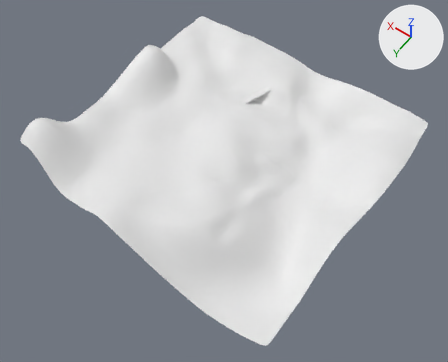
What one commit did to the Blender file snake_run_2/level_data/forest.blend.
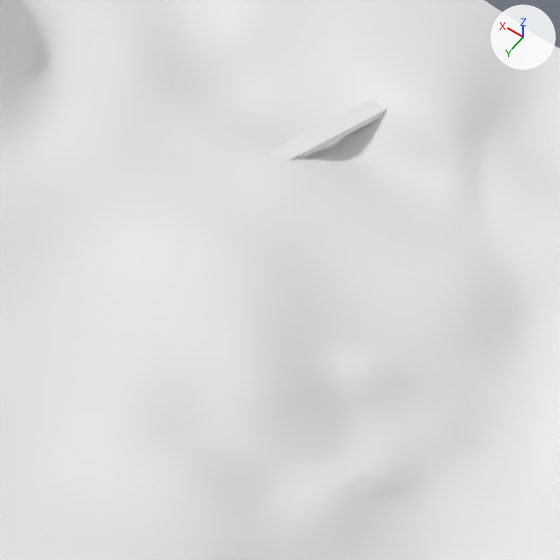
Old and new are each drawn whole from a 50 mm camera at (-76.4, 111.0, 151.6) aimed at (-4.3, 10.0, -7.2) and again close up on the part from 37% to 71% of the width and 17% to 59% of the height. The lights are fixed; the arrows at upper right show +X, +Y and +Z. The first two pictures are the older version.

Before the edit, the objects in view are built like this:
```python
me_cube_001 = bpy.data.meshes.new('Cube.001')
me_cube_001.from_pydata(...)  # a box spanning x 2.75..4.75, y -16.76..-9.36, z -1.0..-0.34
me_plane = bpy.data.meshes.new('Plane')
me_plane.from_pydata(...)  # 4473 vertices, 4340 faces; spans x -25.2..24.3, y -23.9..25.2, z -6.4..6.3
me_plane.polygons.foreach_set('use_smooth', [True] * 4340)
ob_cube = bpy.data.objects.new('Cube', me_cube_001)
ob_cube.location = (10.1, -0.75, -1.17)
ob_cube.rotation_euler = (0.0, 0.0, -0.324)  # degrees (0, 0, -19)
ob_cube.scale = (1.0, 1.75, 1.0)
ob_plane = bpy.data.objects.new('Plane', me_plane)
ob_plane.location = (0.0, 0.0, 0.0)
ob_plane.scale = (2.0, 2.0, 2.0)
```
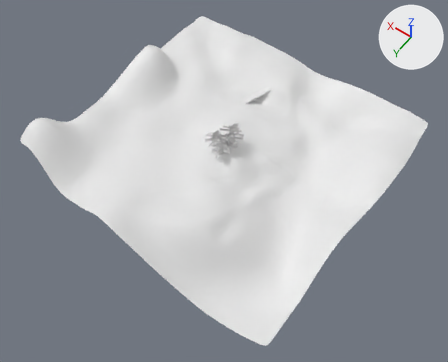
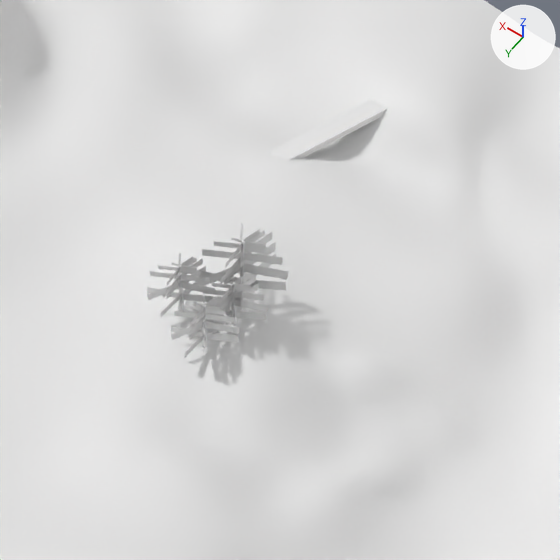
Location of each change, (x1, y1, x2, y2) in pixels of the close-ups (560 x 560 px):
'Cube.001', added
    after: (198, 224, 289, 309)
'Cube.003', added
    after: (171, 291, 240, 358)
'Cube.002', added
    after: (147, 253, 215, 321)
'Cube.004', added
    after: (200, 273, 268, 334)

Diff of the bpy script that builds the scene:
```diff
--- a/snake_run_2/level_data/forest.blend.py
+++ b/snake_run_2/level_data/forest.blend.py
@@ mat_material @@
+mat_material = principled_material('Material')
+mat_material.base_color = (0.8, 0.8, 0.8)  # white #e7e7e7
@@ me_cube_004 @@
+me_cube_004.from_pydata(...)  # 144 vertices, 49 faces; spans x -7.1..7.4, y -8.3..8.1, z -1.3..15.2
+me_cube_004.materials.append(mat_material)  # its picture is missing
@@ ob_cube_004 @@
+ob_cube_004 = bpy.data.objects.new('Cube.004', me_cube_004)
+ob_cube_004.location = (-0.85, 2.58, -0.71)
+ob_cube_004.scale = (0.382, 0.382, 0.382)
@@ ob_cube_003 @@
+ob_cube_003 = bpy.data.objects.new('Cube.003', me_cube_004.copy())
+ob_cube_003.location = (-0.16, 5.94, -0.97)
+ob_cube_003.scale = (0.382, 0.382, 0.382)
@@ ob_cube_002 @@
+ob_cube_002 = bpy.data.objects.new('Cube.002', me_cube_004.copy())
+ob_cube_002.location = (3.93, 3.89, -0.34)
+ob_cube_002.scale = (0.382, 0.382, 0.382)
@@ ob_cube_001 @@
+ob_cube_001 = bpy.data.objects.new('Cube.001', me_cube_004.copy())
+ob_cube_001.location = (0.0, 0.0, 0.0)
+ob_cube_001.scale = (0.505, 0.505, 0.505)
```
